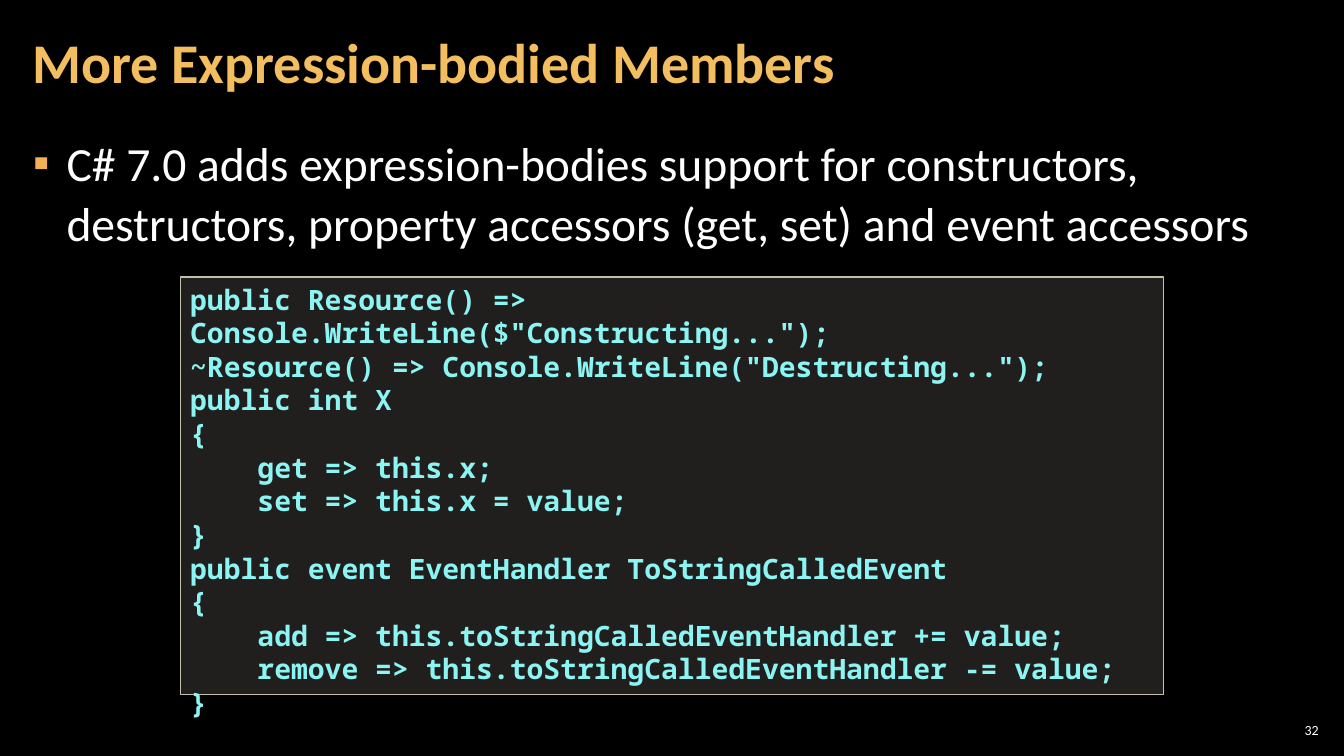
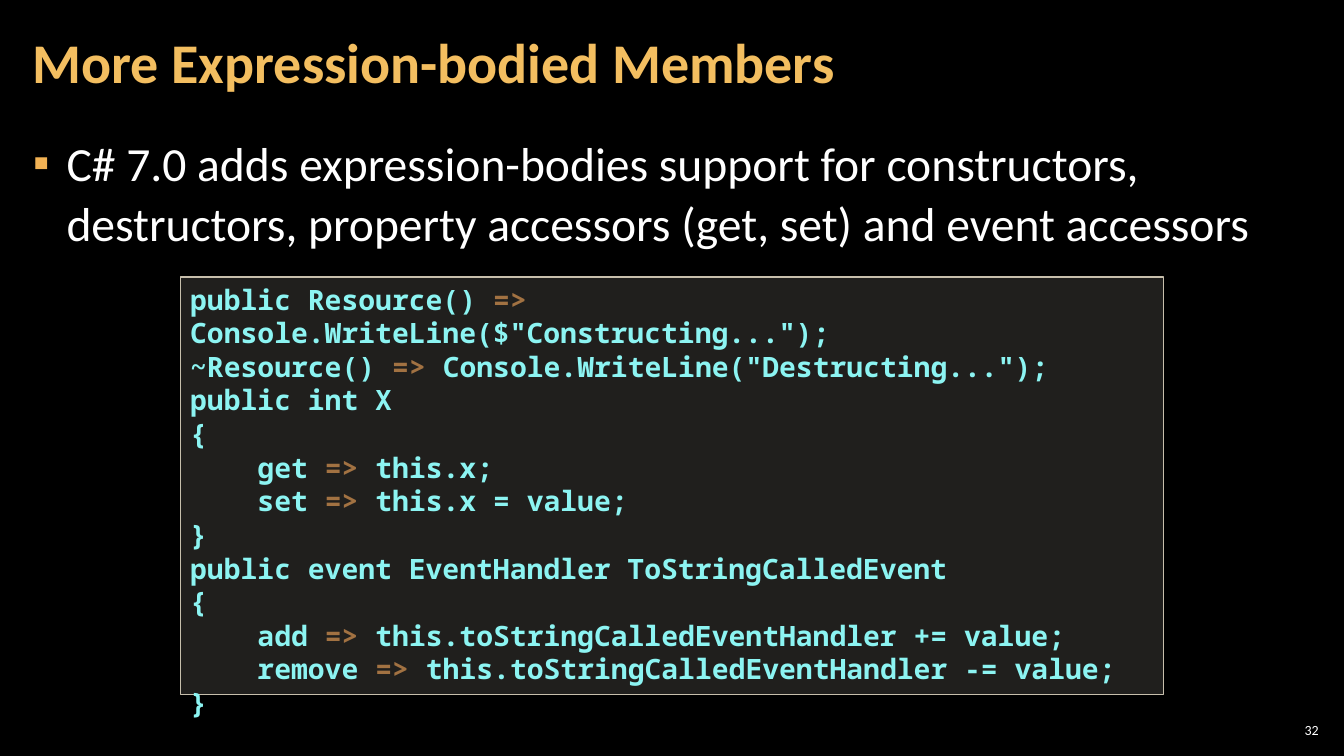
Before and after one commit to NikolayIT/CSharp-New-Features, a slide deck: slide 32 of docs/What is new in CSharp 6.0 and 7.0.pptx. Drawn at 1344x756 pixels with LibreOffice and Linux fonts; fonts in the diff are those of the drawing; background and template pictures are left out. Boxes give left, top, right and bottom in pixels: in the first picture for what was removed or moved away, otherwise in the second. Text is boxed around its words. In the diff, an @@ line names an element or a change of style, - is before the commit and + after.

```diff
--- a/docs/What is new in CSharp 6.0 and 7.0.pptx
+++ b/docs/What is new in CSharp 6.0 and 7.0.pptx
@@ text in rectangle at (x1=190, y1=288, x2=1116, y2=686): text colour #8CF4F2 to #A27242 in "=>", "=>", "=>", "=>" and 2 more places @@
```
Also in this commit, not shown: 14 other slides changed.
